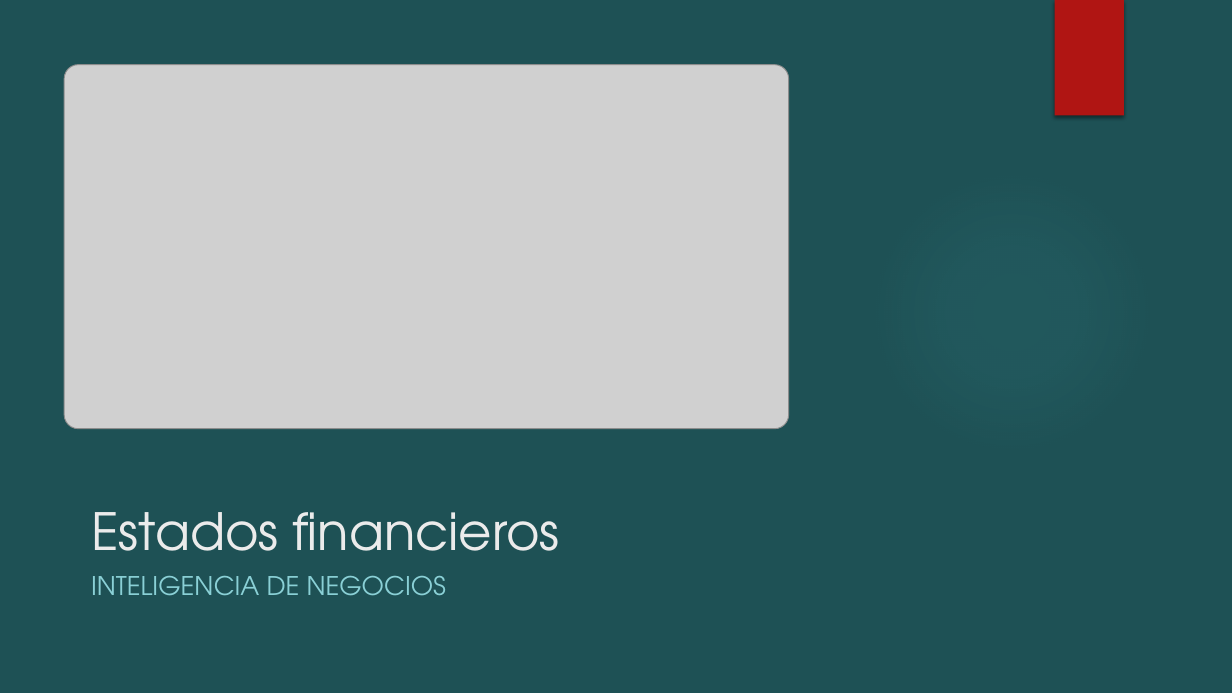
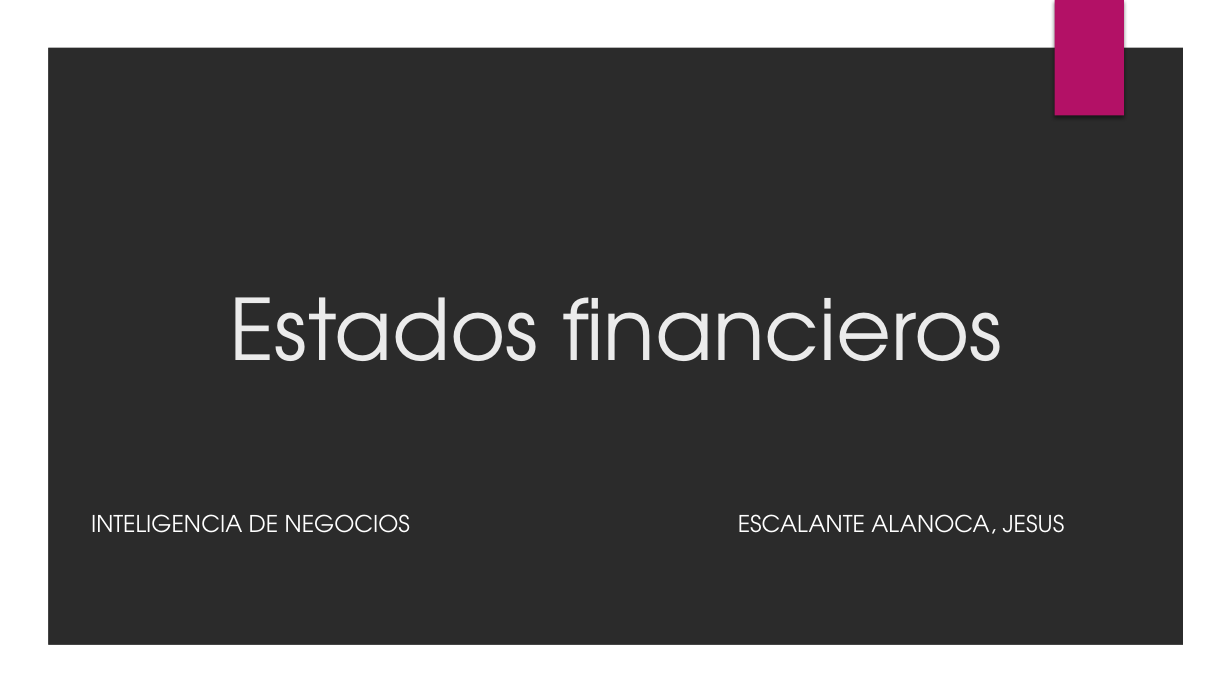
Before and after one commit to JesusEscalante/Estados_Financieros, a slide deck: slide 1 of Estados financieros.pptx. Drawn at 1232x693 pixels with LibreOffice and Linux fonts; fonts in the diff are those of the drawing; grey boxes stand for pictures; background and template pictures are left out; a plain dark background stands for a picture behind light text. Boxes give left, top, right and bottom in pixels: in the first picture for what was removed or moved away, otherwise in the second. Text is boxed around its words. In the diff, an @@ line names an element or a change of style, - is before the commit and + after.

Commit message:
jesus

```diff
--- a/Estados financieros.pptx
+++ b/Estados financieros.pptx
@@ background #1E5155 to picture (left out) @@
@@ freeform shape added at bbox=[0, 0, 1232, 693], fill #FFFFFF @@
@@ rectangle at bbox=[1055, 0, 1124, 116]: fill #B01513 to #B31166 @@
@@ picture removed at bbox=[64, 65, 788, 429] @@
@@ ellipse removed at bbox=[870, 169, 1154, 454] @@
@@ title "Estados financieros": place and size @@
-title "Estados financieros" at bbox=[91, 512, 560, 551]
+title "Estados financieros" at bbox=[229, 297, 1002, 361]
@@ title "Estados financieros" at bbox=[229, 297, 1002, 361]: size 40 to 66 pt; alignment left to centre @@
@@ subtitle at bbox=[91, 514, 1065, 534]: text changed; size 20 to 18 pt; text colour #8AD0D6 to #FFFFFF @@
-INTELIGENCIA DE NEGOCIOS
+INTELIGENCIA DE NEGOCIOS ESCALANTE ALANOCA, JESUS
```
Also in this commit, not shown: 11 other slides changed.
